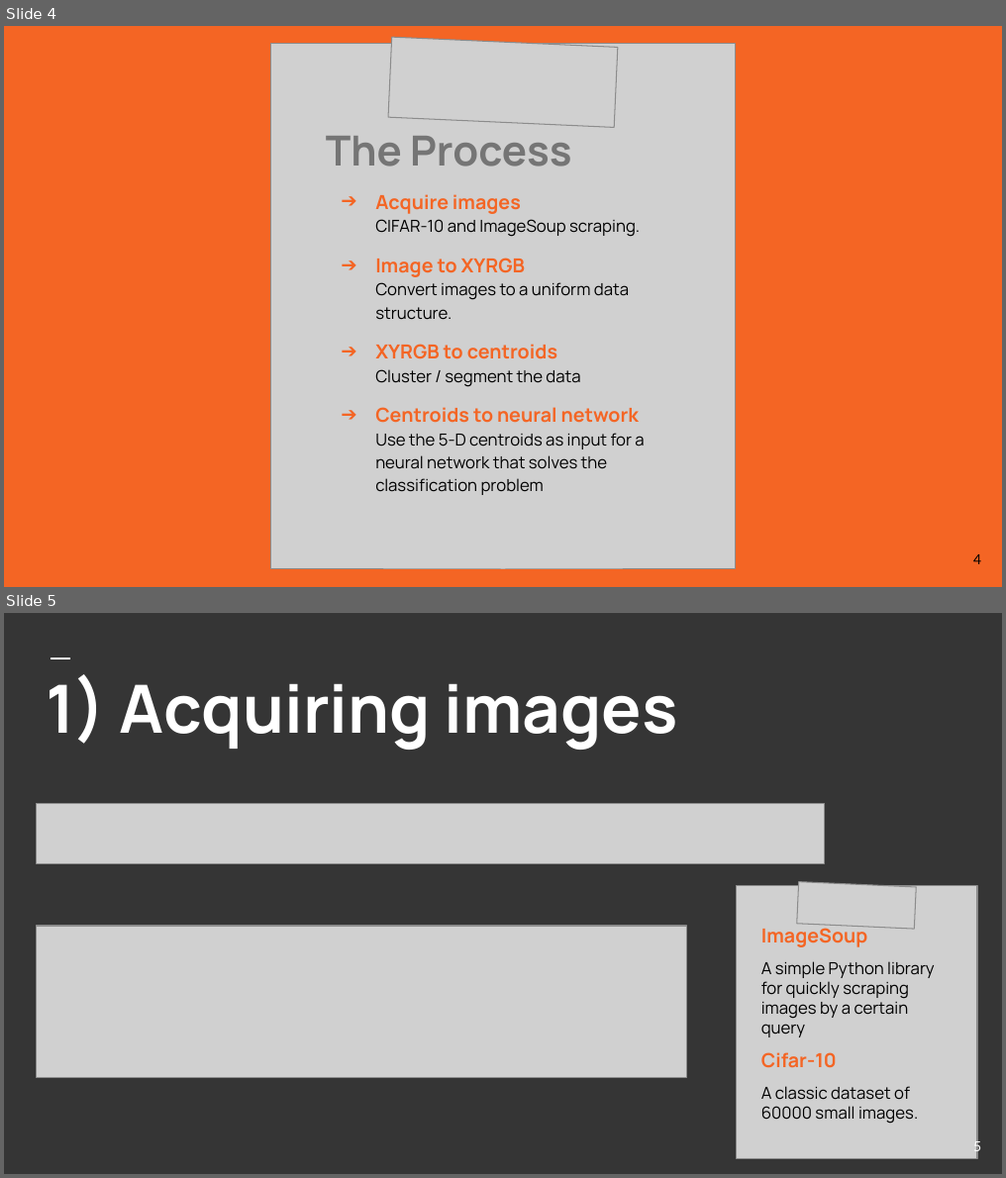
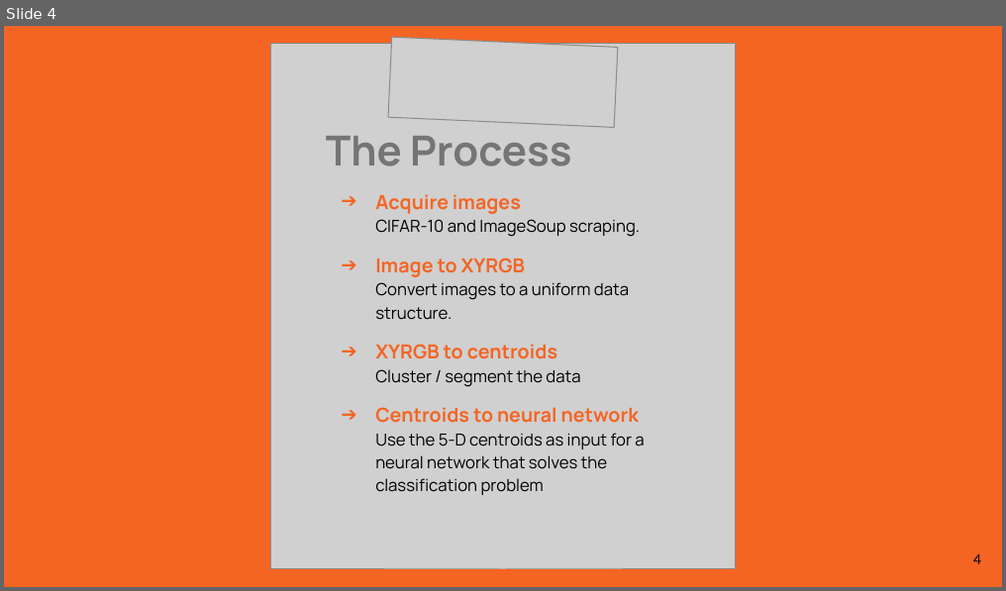
Before and after one commit to AlexMitan/superpixel-preprocessing-recognition, a slide deck: Licenta2018MitanTheodorAlexandru/presentation/Thesis presentation - Superpixel preprocessing.pptx. Shown one above the other, each under a label of ours: slides 4 and 5 before the commit, slide 4 after it. The pictures are 1006x1178 and 1006x591 pixels, drawn with LibreOffice and Linux fonts; fonts in the diff are those of the drawing; grey boxes stand for pictures. Boxes give left, top, right and bottom in pixels: in the first picture for what was removed or moved away, otherwise in the second. Text is boxed around its words. In the diff, an @@ line names an element or a change of style, - is before the commit and + after.

```diff
--- a/Licenta2018MitanTheodorAlexandru/presentation/Thesis presentation - Superpixel preprocessing.pptx
+++ b/Licenta2018MitanTheodorAlexandru/presentation/Thesis presentation - Superpixel preprocessing.pptx
@@ slide 5 removed at box(4, 613, 1002, 1174), background #353535 @@
@@ line removed from (51, 658) to (71, 658) @@
@@ title removed at box(47, 674, 678, 750) @@
-1) Acquiring images
@@ picture removed at box(37, 804, 826, 863) @@
@@ picture removed at box(736, 885, 977, 1158) @@
@@ picture removed at box(796, 881, 916, 929) @@
@@ picture removed at box(37, 927, 686, 1078) @@
@@ text removed at box(761, 924, 935, 1124) @@
-ImageSoup
-A simple Python library for quickly scraping images by a certain query
-Cifar-10
-A classic dataset of 60000 small images.
@@ page number removed at box(973, 1139, 981, 1155) @@
-5
```
Also in this commit, not shown: 5 slides changed, 1 other file.
